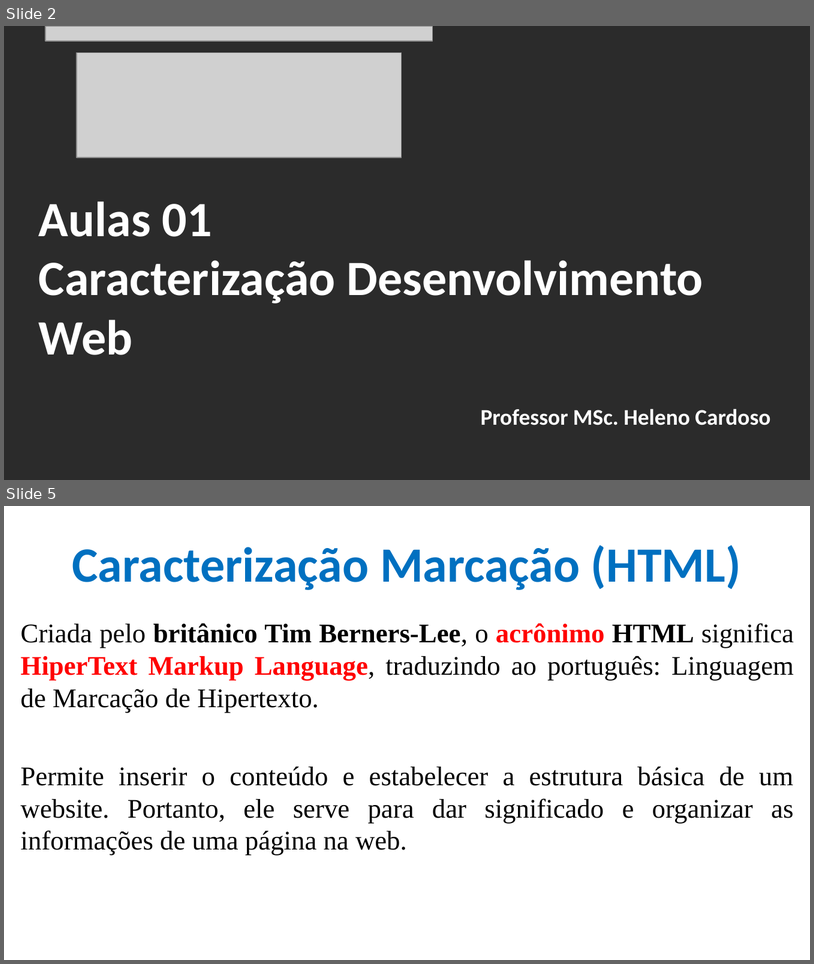
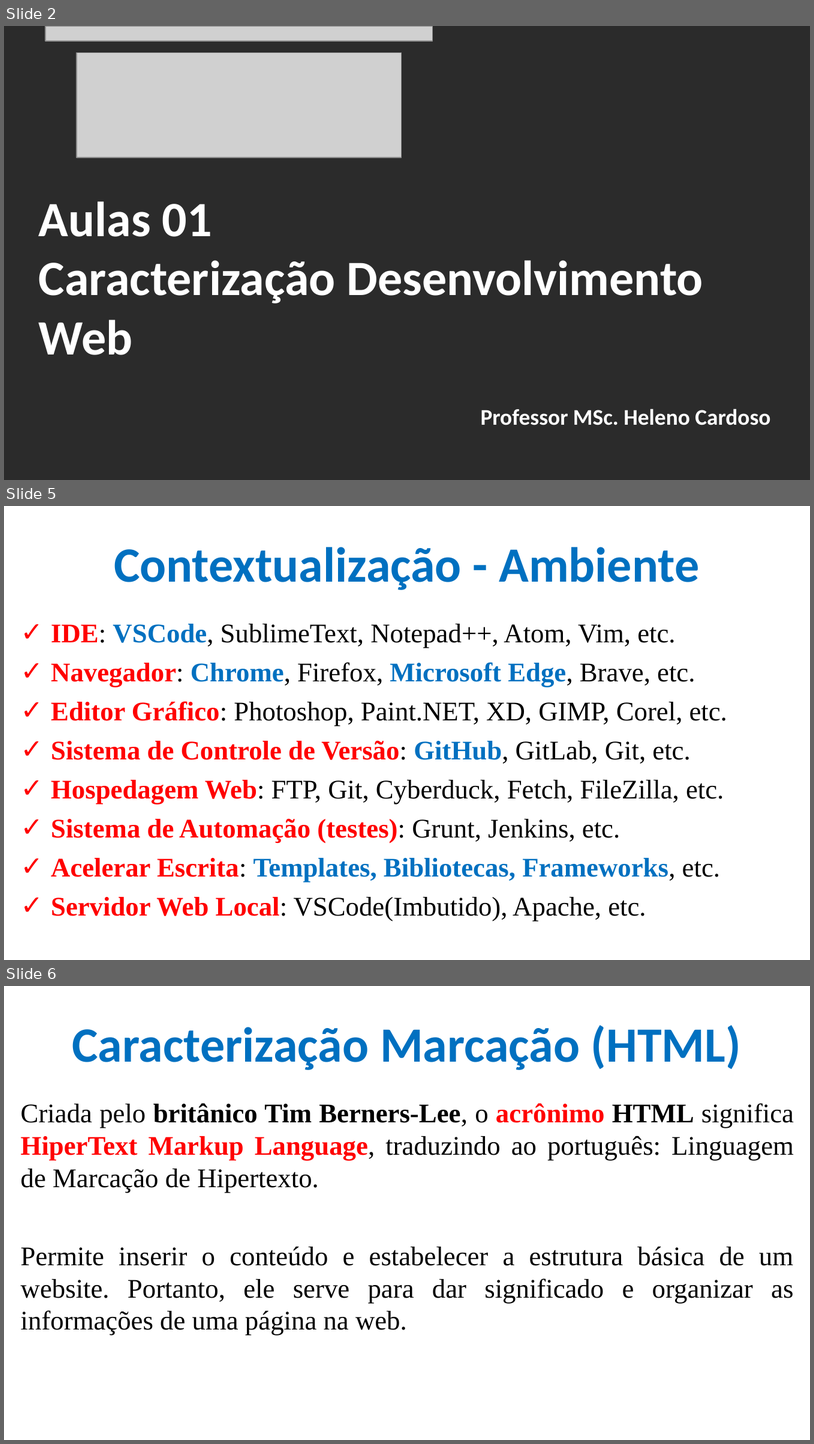
Before and after one commit to CloudEducationBrazil/WydenDesenvolvimentoWebPHP, a slide deck: 01 Classes/Aula 01 Desenvolvimento Web Caracterização.pptx. Shown one above the other, each under a label of ours: slides 2 and 5 before the commit, slides 2, 5 and 6 after it; the slides between them are not shown. The pictures are 814x964 and 814x1444 pixels, drawn with LibreOffice and Linux fonts; fonts in the diff are those of the drawing; grey boxes stand for pictures; background and template pictures are left out; a plain dark background stands for a picture behind light text. Boxes give left, top, right and bottom in pixels: in the first picture for what was removed or moved away, otherwise in the second. Text is boxed around its words. In the diff, an @@ line names an element or a change of style, - is before the commit and + after.

```diff
--- a/01 Classes/Aula 01 Desenvolvimento Web Caracterização.pptx
+++ b/01 Classes/Aula 01 Desenvolvimento Web Caracterização.pptx
@@ slide 5 added at bbox=[4, 506, 810, 960], background picture (left out) @@
@@ title added at bbox=[114, 547, 699, 590], 44 pt, text #0070C0, bold @@
+Contextualização - Ambiente
@@ text added at bbox=[51, 624, 728, 921], 24 pt, text #000000 @@
+✓ IDE: VSCode, SublimeText, Notepad++, Atom, Vim, etc.
+✓ Navegador: Chrome, Firefox, Microsoft Edge, Brave, etc.
+✓ Editor Gráfico: Photoshop, Paint.NET, XD, GIMP, Corel, etc.
+✓ Sistema de Controle de Versão: GitHub, GitLab, Git, etc.
+✓ Hospedagem Web: FTP, Git, Cyberduck, Fetch, FileZilla, etc.
+✓ Sistema de Automação (testes): Grunt, Jenkins, etc.
+✓ Acelerar Escrita: Templates, Bibliotecas, Frameworks, etc.
+✓ Servidor Web Local: VSCode(Imbutido), Apache, etc.
@@ what was slide 5 is now slide 6 @@
```
Also in this commit, not shown: 4 slides changed, 2 other files.
